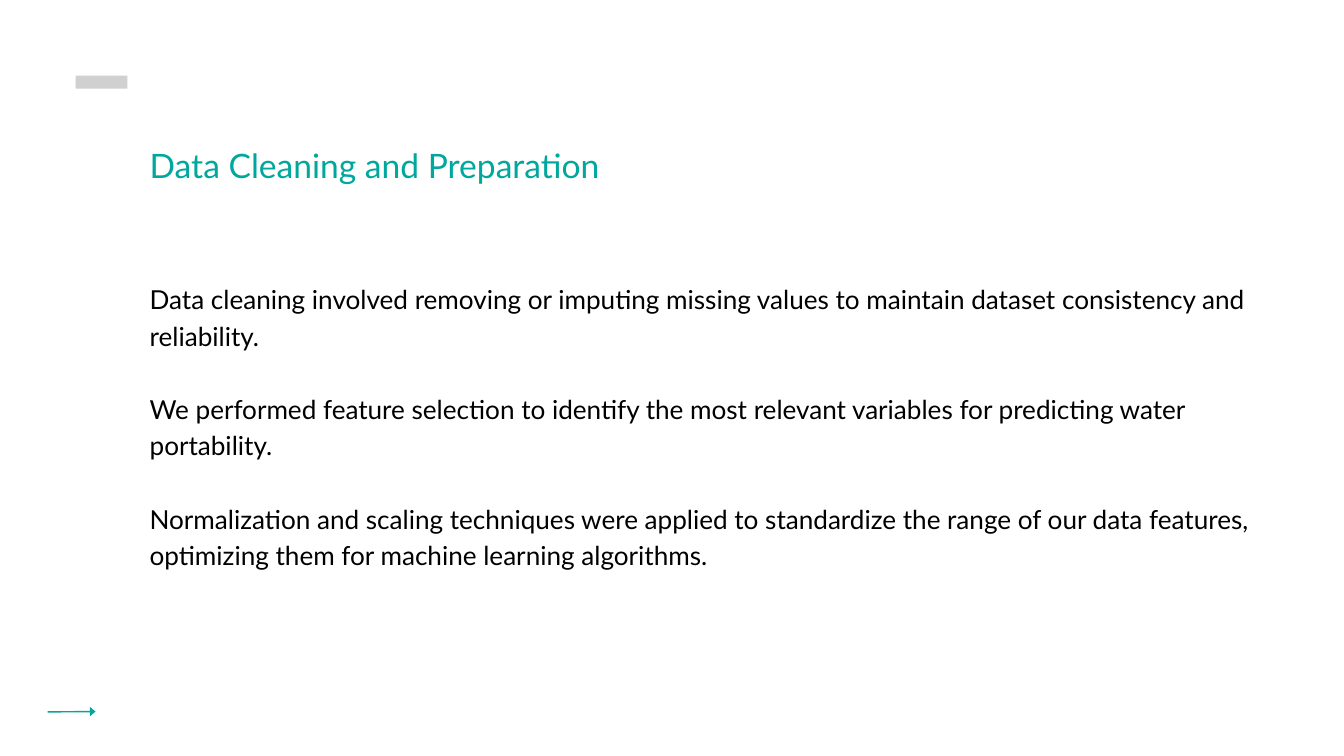
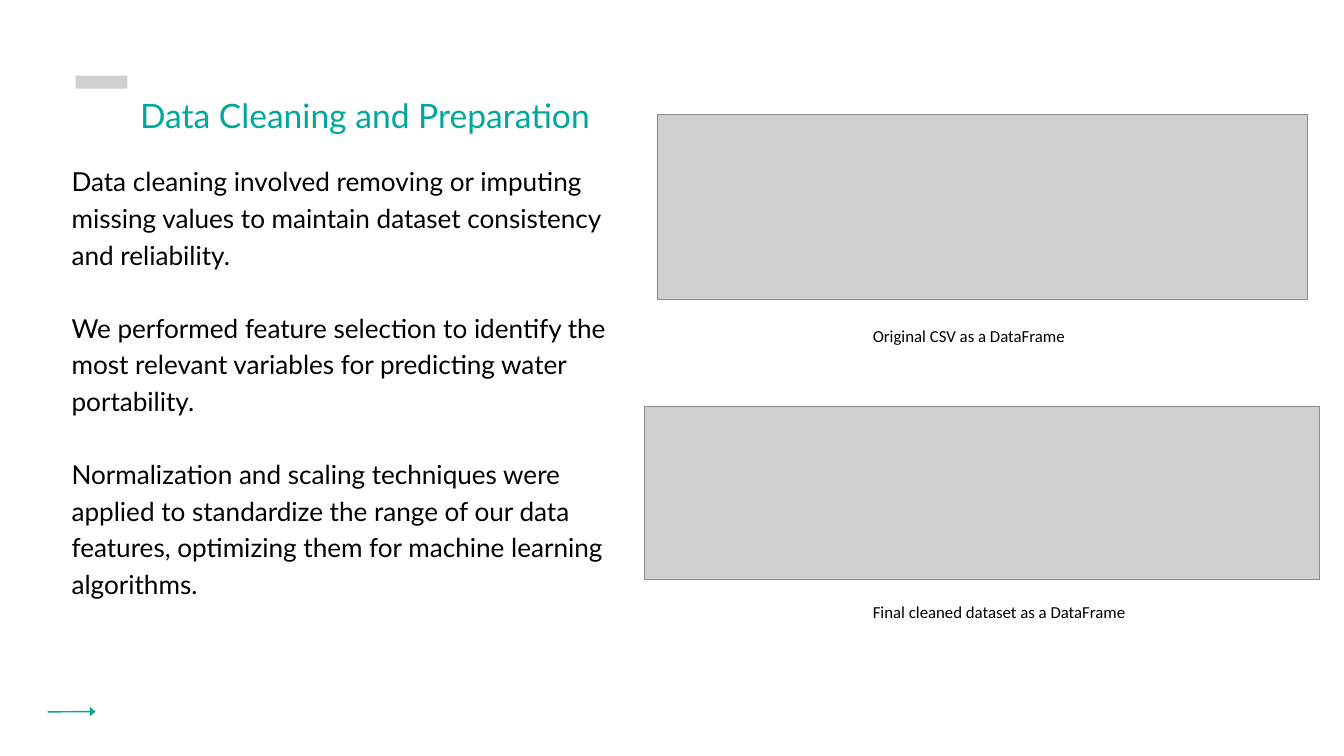
Before and after one commit to ERAA1997/Project-4-UoB, a slide deck: slide 5 of Project 4 Presentation.pptx (slide 6 before the commit). Drawn at 1344x756 pixels with LibreOffice and Linux fonts; fonts in the diff are those of the drawing; grey boxes stand for pictures. Boxes give left, top, right and bottom in pixels: in the first picture for what was removed or moved away, otherwise in the second. Text is boxed around its words. In the diff, an @@ line names an element or a change of style, - is before the commit and + after.

```diff
--- a/Project 4 Presentation.pptx
+++ b/Project 4 Presentation.pptx
@@ text "Data Cleaning and Preparation": place and size @@
-text "Data Cleaning and Preparation" at bbox=[150, 153, 600, 184]
+text "Data Cleaning and Preparation" at bbox=[140, 103, 590, 134]
@@ picture added at bbox=[657, 114, 1307, 299] @@
@@ text "Data cleaning involved removing or ..." rewrapped from bbox=[150, 289, 1248, 570] to bbox=[72, 171, 606, 599] @@
@@ text added at bbox=[873, 330, 1065, 345], 18 pt, text #000000 @@
+Original CSV as a DataFrame
@@ picture added at bbox=[644, 406, 1320, 579] @@
@@ text added at bbox=[873, 606, 1126, 618], 18 pt, text #000000 @@
+Final cleaned dataset as a DataFrame
```
Also in this commit, not shown: 8 other slides changed, 2 slides removed.
